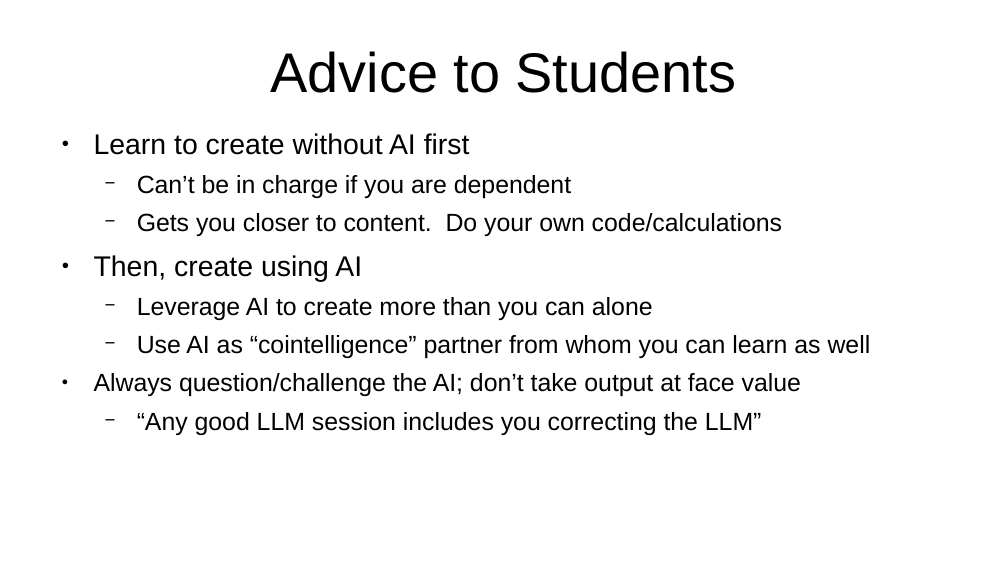
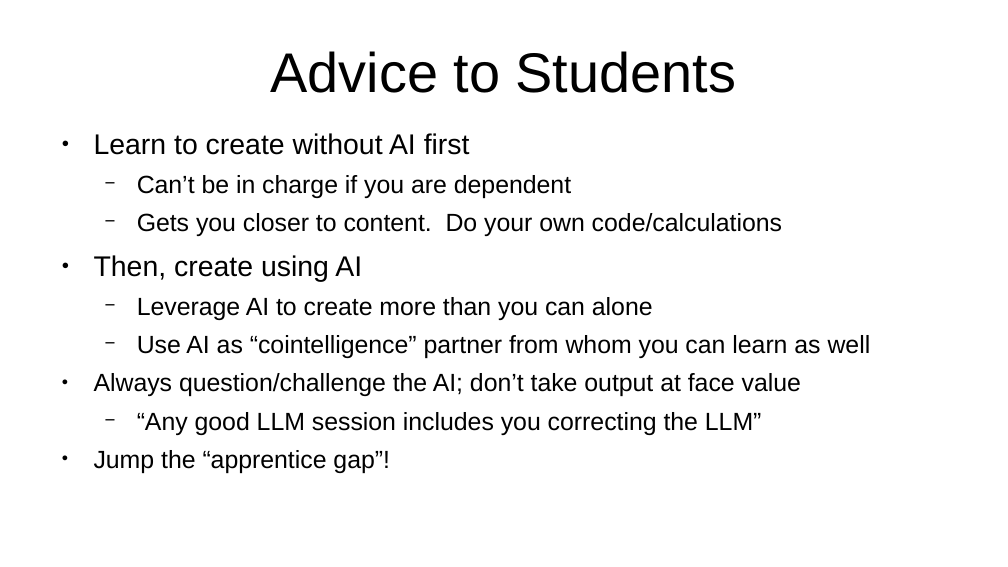
Before and after one commit to ClintStaley/AITalks, a slide deck: slide 22 of UATX/FullPreso2026.pptx. Drawn at 1008x567 pixels with LibreOffice and Linux fonts; fonts in the diff are those of the drawing. Boxes give left, top, right and bottom in pixels: in the first picture for what was removed or moved away, otherwise in the second. Text is boxed around its words. In the diff, an @@ line names an element or a change of style, - is before the commit and + after.

```diff
--- a/UATX/FullPreso2026.pptx
+++ b/UATX/FullPreso2026.pptx
@@ text at (x1=94, y1=450, x2=390, y2=473): paragraph added @@
+● Jump the “apprentice gap”!
```
Also in this commit, not shown: 2 other slides changed, 4 slides added, 1 slide removed, 1 other file.
